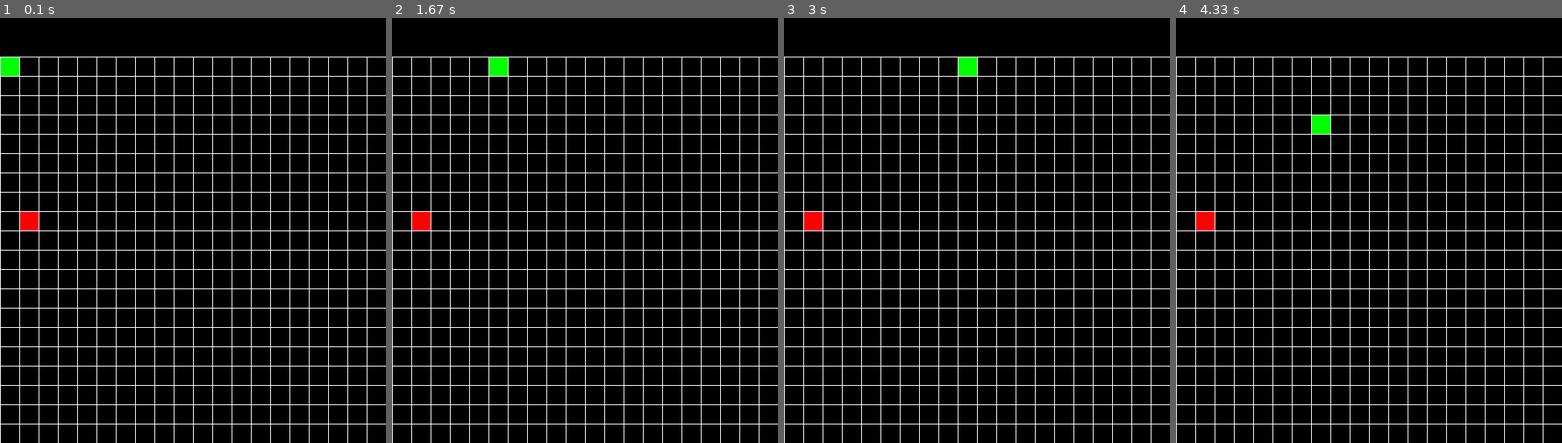
Above: before the commit, frames 1-4 (left to right).
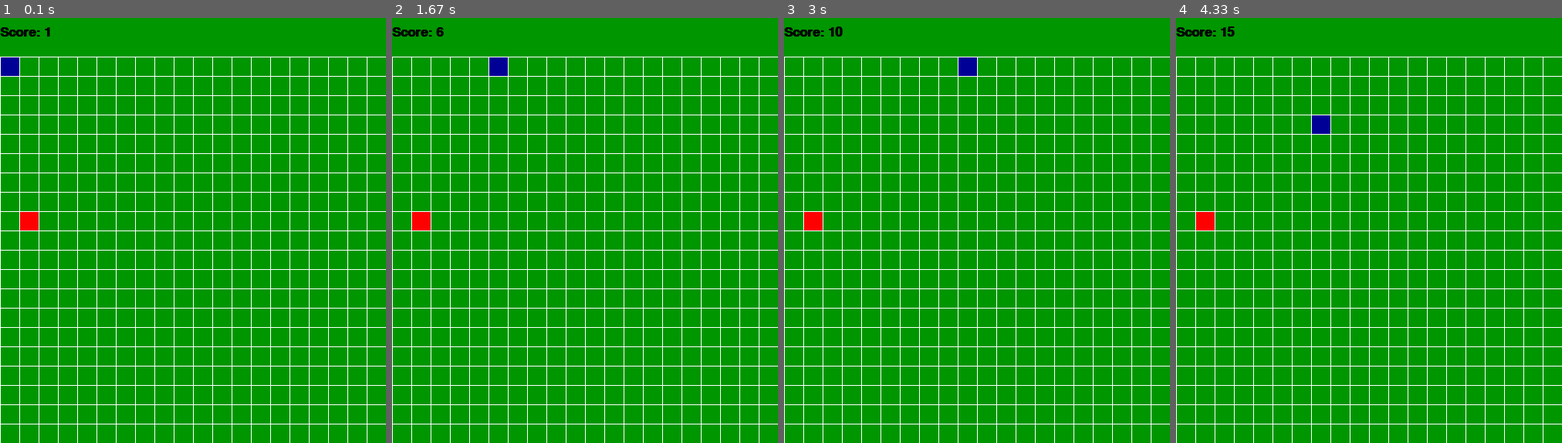
Above: after the commit, the same moments.

Repository: Leonard-Lang/Pygame-Snake
Game: pygame game, started from src/main.py
Two runs of this game, one before a commit and one after it. Both use one fixed random seed, a clock stepped at 60 frames per second and the inputs below.
Inputs:
- Up to frame 1 (0.1 s): no input
- Up to frame 2 (1.67 s): no input
- Up to frame 3 (3 s): hold Down from 2.8 s (still down)
- Up to frame 4 (4.33 s): release Down at 3.62 s; hold Left from 3.65 s (still down)

The runs differ from the first frame. In frame 1, 93% of the frame differs, in the area x 0-100%, y 0-100%; in frame 2, 93%; in frame 3, 93%; in frame 4, 93%.

Commit message:
Add scoreboard

Diff:
--- a/src/main.py
+++ b/src/main.py
@@ -24,6 +24,8 @@
 xstartPoint = - boxWidth
 ystartPoint = scoreboardSize
 
+font = pygame.font.SysFont('kievitoffcpro', round(scoreboardSize / 2), True)
+
 
 class Snake(object):
     def __init__(self, x, y):
@@ -34,10 +36,11 @@
         self.length = 1
         self.newDirection = "right"
         self.currentDirection = "right"
+        self.score = 0
 
     def draw(self, win):
         for i in range(snake.length):
-            pygame.draw.rect(win, (0, 255, 0), (self.bodyx[i], self.bodyy[i], boxWidth, boxHeight))
+            pygame.draw.rect(win, (0, 0, 150), (self.bodyx[i], self.bodyy[i], boxWidth, boxHeight))
 
     def move(self, keys):
         if keys[pygame.K_LEFT]:
@@ -111,8 +114,8 @@
             pygame.draw.rect(win, (255, 0, 0), (self.x, self.y, boxWidth, boxHeight))
 
 
-def update(win):
-    win.fill((0, 0, 0))
+def update(win, snake):
+    win.fill((0, 150, 0))
 
     snake.draw(win)
     apple.draw(win)
@@ -122,6 +125,9 @@
 
     for j in range(numberOfRows):
         pygame.draw.rect(win, (255, 255, 255), (0, boxHeight * j + scoreboardSize, windowSizeY, 1))
+
+    text = font.render('Score: ' + str(snake.score), 1, (0, 0, 0))
+    win.blit(text, (0, round(scoreboardSize / 5)))
 
     pygame.display.update()
 
@@ -149,13 +155,15 @@
         snake.bodyx.append(apple.x)
         snake.bodyy.append(apple.y)
         snake.length += 1
+        snake.score += 100
 
     for event in pygame.event.get():
         if event.type == pygame.QUIT:
             run = False
 
     if run:
-        update(win)
+        snake.score += 1
+        update(win, snake)
 
     pygame.time.delay(300)
 
